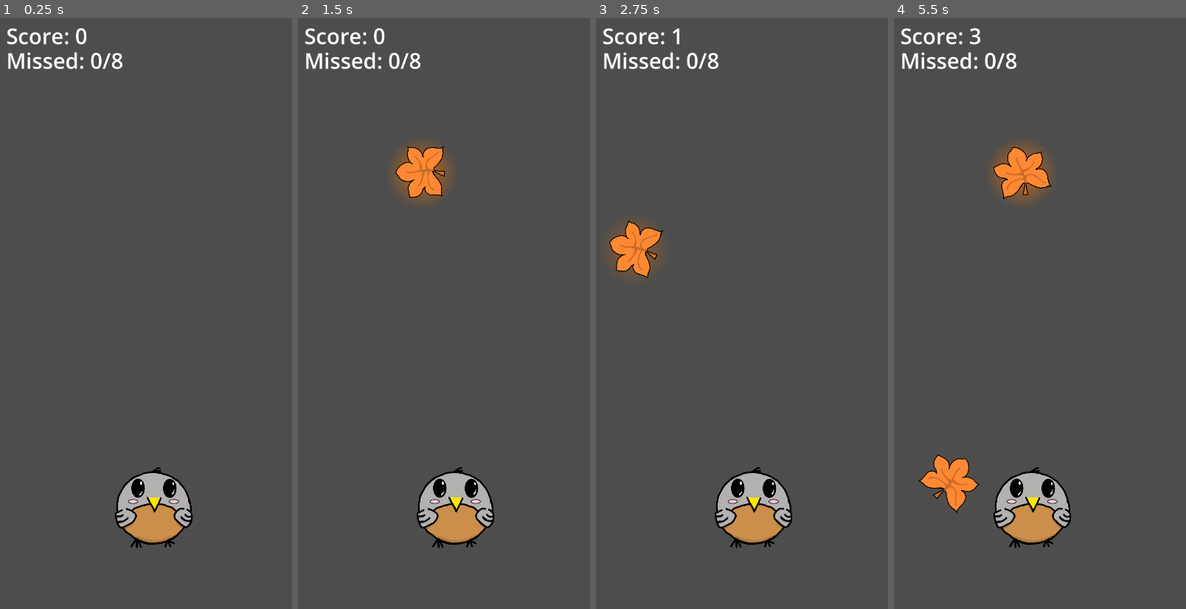
Above: before the commit, frames 1-4 (left to right).
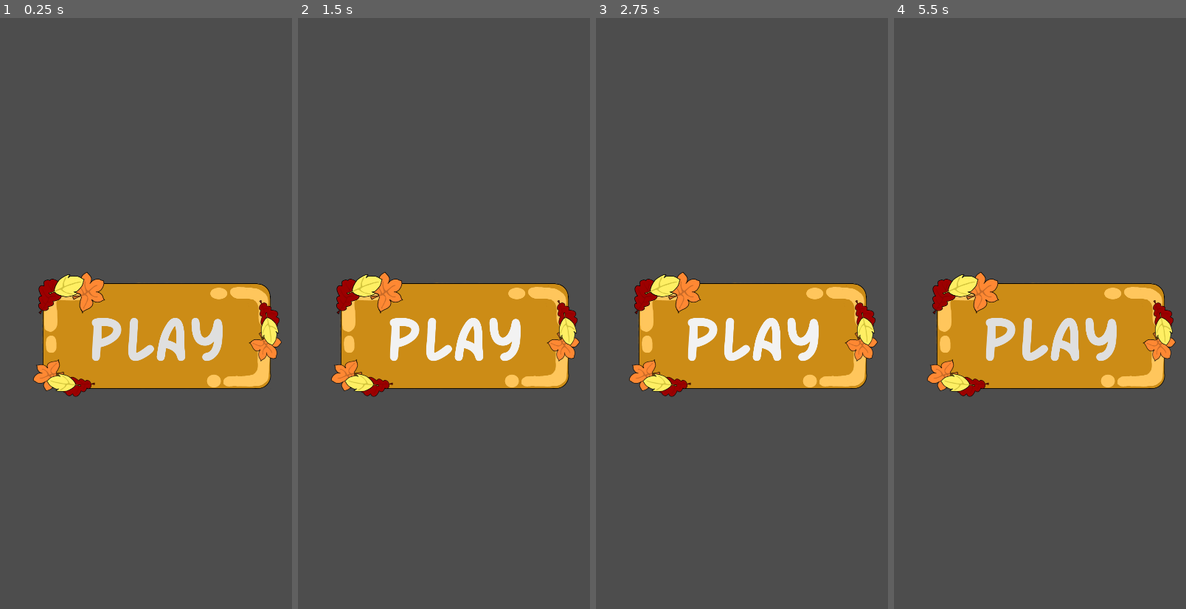
Above: after the commit, the same moments.

Repository: ezhor/Bird-Fall
Game: Godot game, scene res://Scenes/main.tscn
Same seed, same stepped clock (60 frames per second), same inputs: the game is played once before the commit and once after it. Before the commit the project starts from res://Scenes/game.tscn.
Inputs (mouse positions are in pixels of both pictures, inside the frame that each line leads up to):
- Up to frame 1 (0.25 s): no input
- Up to frame 2 (1.5 s): click (455, 331) at 0.5 s, where only the run after the commit has a clickable "Play"; click (455, 331) at 1.25 s, where only the run after the commit has a clickable "Play"
- Up to frame 3 (2.75 s): click (753, 331) at 2 s, where only the run after the commit has a clickable "Play"
- Up to frame 4 (5.5 s): move the mouse to (1115, 283) at 2.77 s; move the mouse to (984, 343) at 3.52 s; move the mouse to (1077, 183) at 4.27 s; move the mouse to (1031, 431) at 5.02 s

The runs differ from the first frame. In frame 1, 18% of the frame differs, in the area x 2-97%, y 1-90%; in frame 2, 19%; in frame 3, 19%; in frame 4, 20%.

Commit message:
Play button

Diff:
--- a/Scenes/game.tscn
+++ b/Scenes/game.tscn
@@ -4,14 +4,18 @@
 [ext_resource type="Script" uid="uid://c50b7c53aoopj" path="res://Scripts/DropGenerator.gd" id="1_wrm1d"]
 [ext_resource type="PackedScene" uid="uid://caxu53ys705gi" path="res://Scenes/Objects/drop.tscn" id="2_3dryh"]
 [ext_resource type="Texture2D" uid="uid://qt0yiniq8pdg" path="res://Sprites/bird_idle.png" id="4_3dryh"]
+[ext_resource type="FontFile" uid="uid://1a4cg51d2wmx" path="res://Fonts/SF_Arch_Rival_Bold.ttf" id="5_1l0tm"]
 [ext_resource type="Script" uid="uid://byly63mndi1p1" path="res://Scripts/Score.gd" id="5_wowpa"]
-[ext_resource type="Script" uid="uid://d33qmdg7dxhce" path="res://Scenes/Missed.gd" id="6_i6g32"]
+[ext_resource type="Script" uid="uid://d33qmdg7dxhce" path="res://Scripts/Missed.gd" id="6_i6g32"]
 
 [sub_resource type="CircleShape2D" id="CircleShape2D_uwtqh"]
 radius = 111.0045
 
 [sub_resource type="LabelSettings" id="LabelSettings_3dryh"]
+font = ExtResource("5_1l0tm")
 font_size = 70
+font_color = Color(0, 0, 0, 1)
+outline_size = 20
 
 [node name="Root" type="Node2D" unique_id=777069398]
 
@@ -30,13 +34,14 @@
 texture = ExtResource("4_3dryh")
 
 [node name="CollisionShape2D" type="CollisionShape2D" parent="Player" unique_id=1845524271]
+visible = false
 shape = SubResource("CircleShape2D_uwtqh")
 
 [node name="Score" type="Label" parent="." unique_id=831258828]
 z_index = 100
 offset_left = 30.0
 offset_top = 10.0
-offset_right = 254.0
+offset_right = 320.0
 offset_bottom = 106.0
 text = "Score: 0"
 label_settings = SubResource("LabelSettings_3dryh")
--- /dev/null
+++ b/Scenes/main.tscn
@@ -0,0 +1,23 @@
+[gd_scene format=3 uid="uid://bvw6s5x6nsqd0"]
+
+[ext_resource type="FontFile" uid="uid://1a4cg51d2wmx" path="res://Fonts/SF_Arch_Rival_Bold.ttf" id="1_8gbba"]
+[ext_resource type="Texture2D" uid="uid://ckjunflr4ba7j" path="res://Sprites/button_background.png" id="2_jjvhh"]
+[ext_resource type="Script" uid="uid://cdpmeyieh3k3l" path="res://Scripts/LoadSceneButton.gd" id="3_kry3j"]
+
+[node name="Main" type="Node2D" unique_id=577748787]
+
+[node name="PlayButton" type="Button" parent="." unique_id=329019530]
+offset_left = 109.0
+offset_top = 819.0
+offset_right = 1141.0
+offset_bottom = 1339.0
+scale = Vector2(0.8, 0.8)
+theme_override_fonts/font = ExtResource("1_8gbba")
+theme_override_font_sizes/font_size = 250
+text = "Play"
+icon = ExtResource("2_jjvhh")
+flat = true
+icon_alignment = 1
+script = ExtResource("3_kry3j")
+
+[connection signal="button_down" from="PlayButton" to="PlayButton" method="_on_button_down"]
--- /dev/null
+++ b/Scripts/LoadSceneButton.gd
@@ -0,0 +1,6 @@
+extends Button
+
+@export var scene: PackedScene
+
+func _on_button_down() -> void:
+	get_tree().change_scene_to_packed(scene)
--- a/project.godot
+++ b/project.godot
@@ -11,7 +11,7 @@
 [application]
 
 config/name="Bird Fall"
-run/main_scene="uid://saboc8h5ll5"
+run/main_scene="uid://bvw6s5x6nsqd0"
 config/features=PackedStringArray("4.7", "GL Compatibility")
 config/icon="res://icon.svg"
 
Binary file added: Fonts/SF_Arch_Rival_Bold.ttf
Not shown, added: Fonts/SF_Arch_Rival_Bold.ttf.import
Not shown, added: Scripts/LoadSceneButton.gd.uid
Renamed: Scenes/Missed.gd -> Scripts/Missed.gd
Renamed: Scenes/Missed.gd.uid -> Scripts/Missed.gd.uid
Not shown, added: Sprites/button_background.png.import
